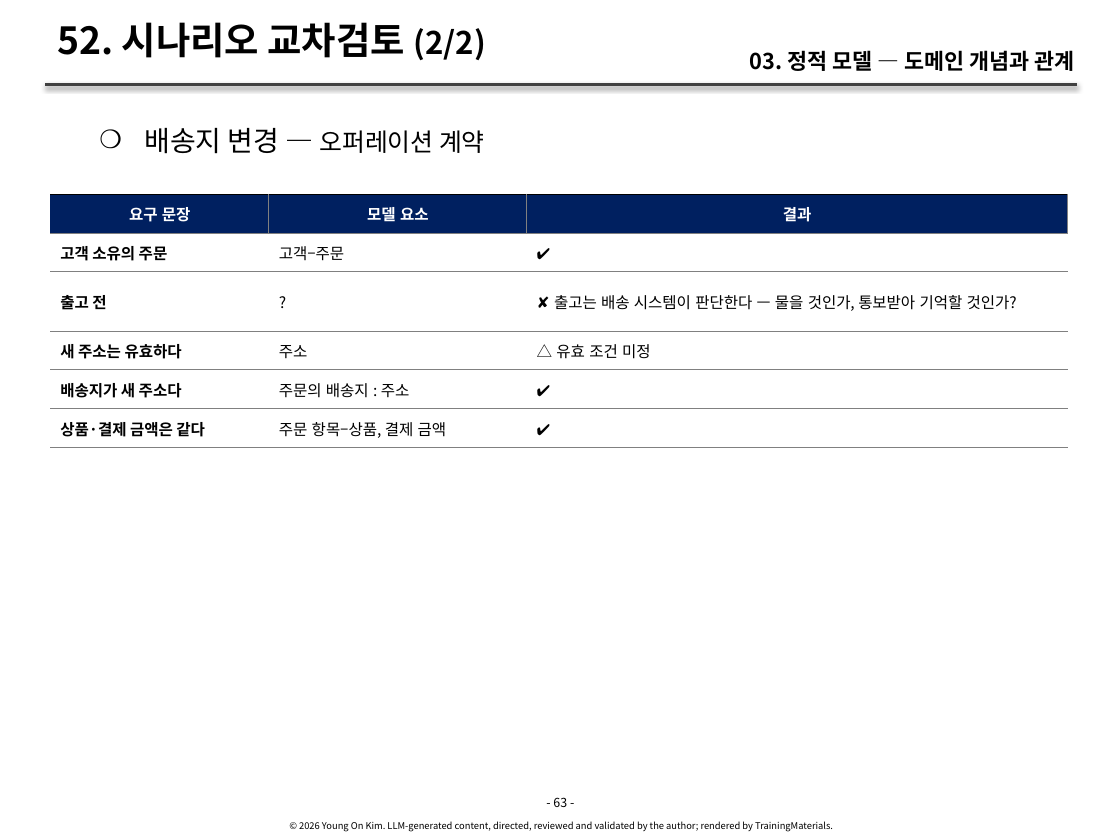
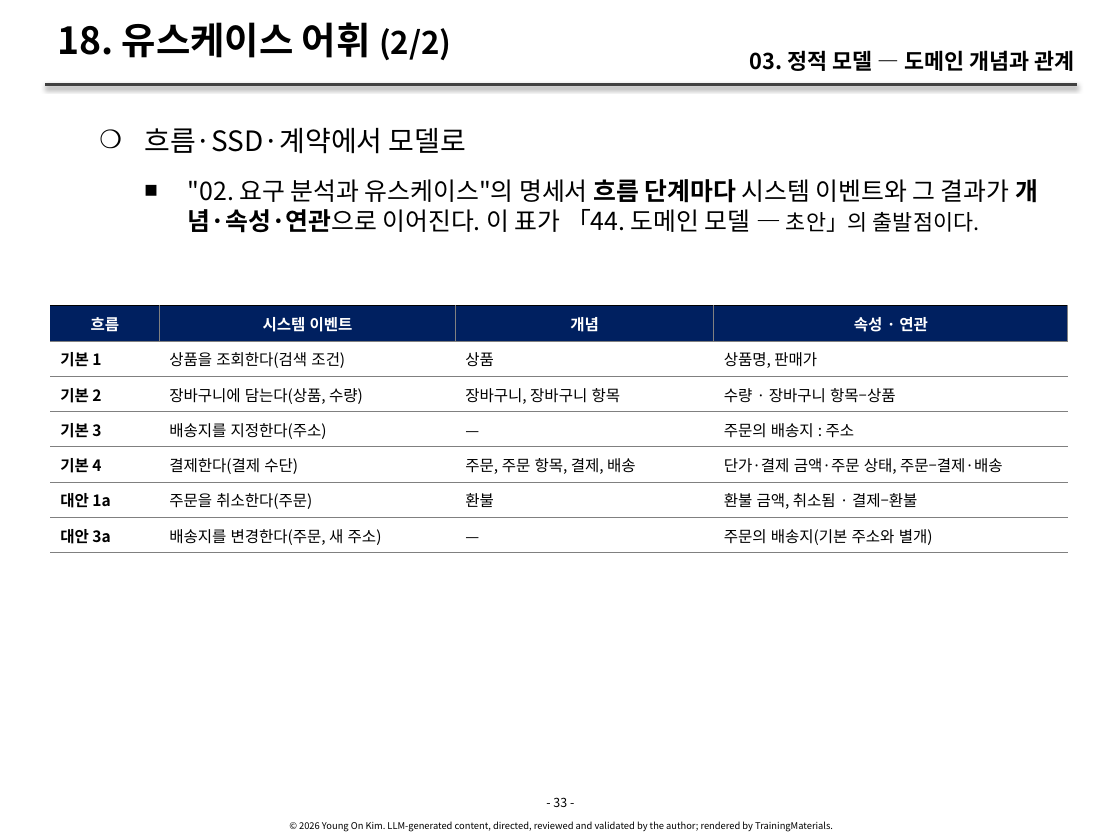
Before and after one commit to YoungSan77/TrainingMaterials, a slide deck: slide 33 of courses/ooad/sessions/s03.pptx (slide 63 before the commit). Drawn at 1120x840 pixels with LibreOffice and Linux fonts; fonts in the diff are those of the drawing. Boxes give left, top, right and bottom in pixels: in the first picture for what was removed or moved away, otherwise in the second. Text is boxed around its words. In the diff, an @@ line names an element or a change of style, - is before the commit and + after.

```diff
--- a/courses/ooad/sessions/s03.pptx
+++ b/courses/ooad/sessions/s03.pptx
@@ title at (57, 22, 451, 60): text changed @@
-52. 시나리오 교차검토 (2/2)
+18. 유스케이스 어휘 (2/2)
@@ text at (144, 128, 1038, 233): text changed @@
-    ❍ 배송지 변경 — 오퍼레이션 계약
+    ❍ 흐름·SSD·계약에서 모델로
+      ■ "02. 요구 분석과 유스케이스"의 명세서 흐름 단계마다 시스템 이벤트와 그 결과가 개념·속성·연관으로 이어진다. 이 표가 「44. 도메인 모델 — 초안」의 출발점이다.
@@ table at (50, 306, 1067, 781) @@
-요구 문장 | 모델 요소 | 결과
-고객 소유의 주문 | 고객–주문 | ✔
-출고 전 | ? | ✘ 출고는 배송 시스템이 판단한다 — 물을 것인가, 통보받아 기억할 것인가?
-새 주소는 유효하다 | 주소 | △ 유효 조건 미정
-배송지가 새 주소다 | 주문의 배송지 : 주소 | ✔
-상품·결제 금액은 같다 | 주문 항목–상품, 결제 금액 | ✔
+흐름 | 시스템 이벤트 | 개념 | 속성 · 연관
+기본 1 | 상품을 조회한다(검색 조건) | 상품 | 상품명, 판매가
+기본 2 | 장바구니에 담는다(상품, 수량) | 장바구니, 장바구니 항목 | 수량 · 장바구니 항목–상품
+기본 3 | 배송지를 지정한다(주소) | — | 주문의 배송지 : 주소
+기본 4 | 결제한다(결제 수단) | 주문, 주문 항목, 결제, 배송 | 단가·결제 금액·주문 상태, 주문–결제·배송
+대안 1a | 주문을 취소한다(주문) | 환불 | 환불 금액, 취소됨 · 결제–환불
+대안 3a | 배송지를 변경한다(주문, 새 주소) | — | 주문의 배송지(기본 주소와 별개)
@@ table: place and size @@
-table at (50, 194, 1067, 669)
+table at (50, 306, 1067, 781)
@@ text at (553, 797, 567, 807): text changed @@
-- 63 -
+- 33 -
```
Also in this commit, not shown: 67 other slides changed, 14 slides added, 44 other files.
